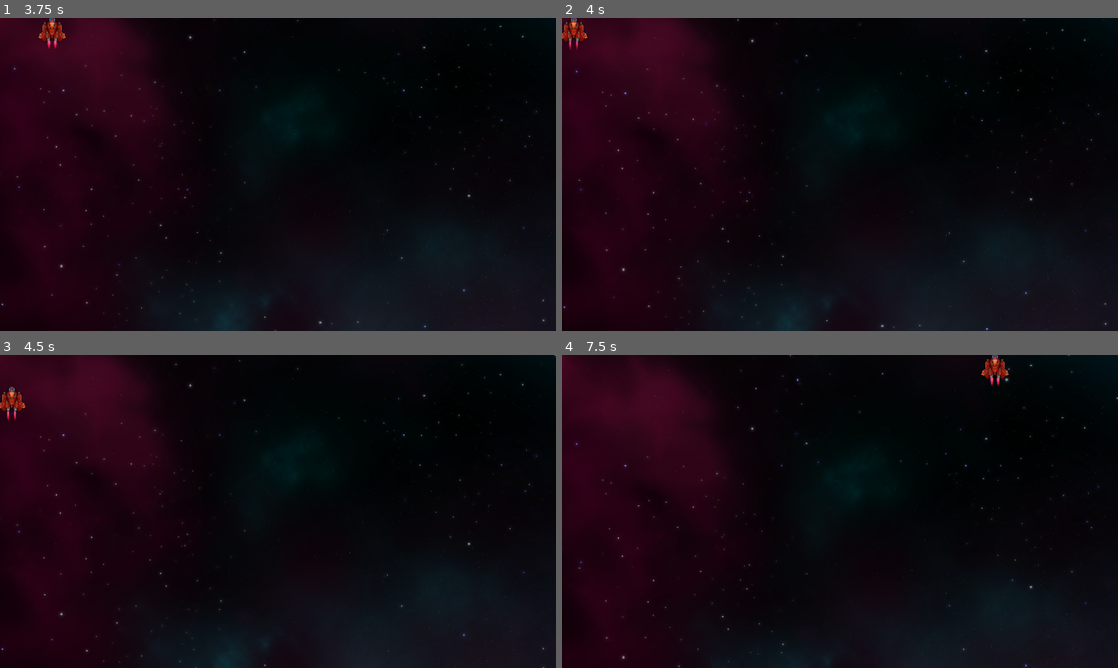
Above: before the commit, frames 1-4 (two rows, left to right).
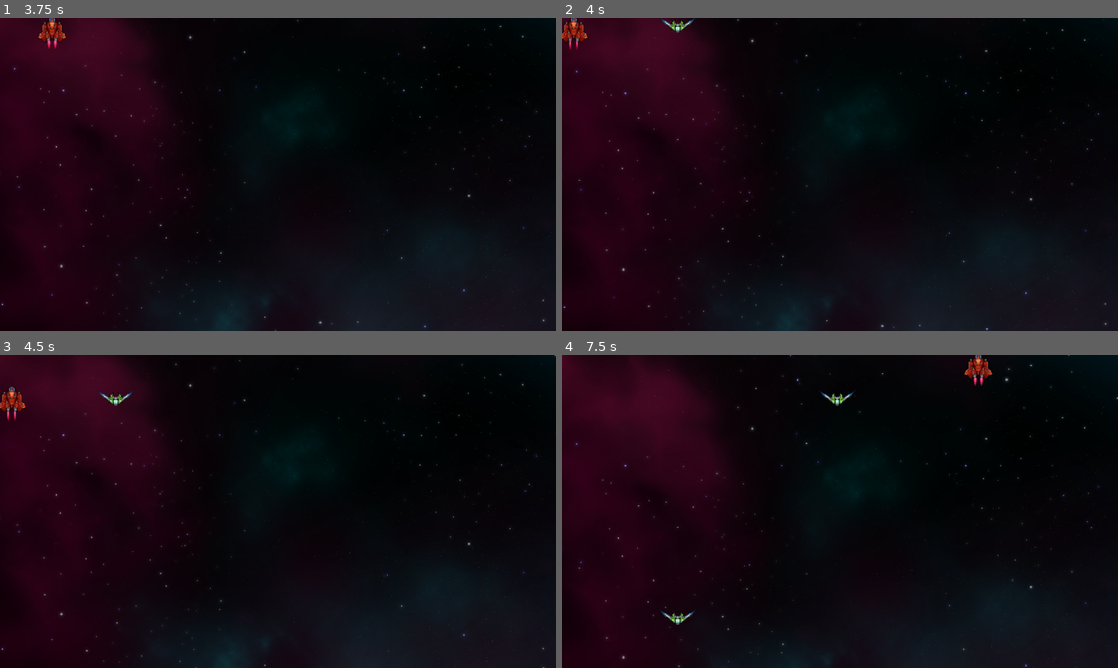
Above: after the commit, the same moments.

Repository: etse/2D-arcade-shooter
Game: Godot game, scene res://screens/MainMenu/MainMenu.tscn
The game is run twice, just before and just after one commit, with the same random seed, the same clock (stepped at 60 frames per second) and the same inputs.
Inputs:
- Up to frame 1 (3.75 s): click "Start game" at 0.5 s; hold Space (shoot) 1.28-2.03 s; hold Up (move_up) 1.28-2.78 s; tap Space (shoot) at 2.1, 3.6 s; hold Space (shoot) 2.78-3.53 s; hold Left (move_left) from 2.78 s (still down)
- Up to frame 2 (4 s): keep holding Left (move_left)
- Up to frame 3 (4.5 s): release Left (move_left) at 4.28 s; hold Down (move_down) from 4.28 s (still down); hold Space (shoot) from 4.28 s (still down)
- Up to frame 4 (7.5 s): release Down (move_down) at 5.03 s; release Space (shoot) at 5.03 s; hold Right (move_right) 5.03-5.78 s; tap Space (shoot) at 5.1, 6.6 s; hold Up (move_up) 5.78-6.53 s; hold Space (shoot) 5.78-6.53 s; hold Right (move_right) from 6.53 s (still down); hold Space (shoot) from 7.28 s (still down)

Frame 1 is identical in both runs. In frame 2, 0.1% of the frame differs, in the area x 17-24%, y 0-5%; in frame 3, 0.1%; in frame 4, 0.7%, in the area x 17-81%, y 0-87%.
Error before the commit: Invalid get index 'StartLeft' (on base: 'Node'). (res://screens/Level/levels/01_SimpleFighters.gd:5)

Commit message:
Flytter ansvaret for fiender og bullets

Diff:
--- a/components/Player/Player.gd
+++ b/components/Player/Player.gd
@@ -7,8 +7,6 @@
 var velocity = Vector2(0, 0)
 var acceleration = Vector2(0,0 );
 var gun_cooldown = 0
-
-signal bullet_fired(position)
 
 func _ready():
 	$Exhaust1.play();
@@ -36,9 +34,8 @@
 		var bulletRight = fireBullet.instance()
 		bulletLeft.position = get_global_transform().xform($LeftGun.position)
 		bulletRight.position = get_global_transform().xform($RightGun.position)
-
-		emit_signal("bullet_fired", bulletLeft)
-		emit_signal("bullet_fired", bulletRight)
+		$Bullets.add_child(bulletLeft)
+		$Bullets.add_child(bulletRight)
 		gun_cooldown = 0.4
 
 func handle_movement(event: InputEvent):
--- a/components/Player/Player.tscn
+++ b/components/Player/Player.tscn
@@ -49,3 +49,5 @@
 
 [node name="RightGun" type="Position2D" parent="."]
 position = Vector2( 25, -28 )
+
+[node name="Bullets" type="Node" parent="."]
--- a/project.godot
+++ b/project.godot
@@ -54,6 +54,10 @@
 "stream": false,
 "svg/scale": 1.0
 }
+ogg_vorbis={
+"loop": false,
+"loop_offset": 0
+}
 
 [input]
 
--- a/screens/Level/Level.gd
+++ /dev/null
@@ -1,10 +0,0 @@
-extends Node
-
-func _ready():
-	pass
-
-func _on_Player_bullet_fired(bullet):
-	$Bullets.add_child(bullet)
-
-func _on_Level1_spawned_enemy(enemy):
-	$Enemies.add_child(enemy)
--- a/screens/Level/Level.tscn
+++ b/screens/Level/Level.tscn
@@ -1,8 +1,7 @@
-[gd_scene load_steps=6 format=2]
+[gd_scene load_steps=5 format=2]
 
-[ext_resource path="res://screens/Level/Level.gd" type="Script" id=1]
-[ext_resource path="res://components/Player/Player.tscn" type="PackedScene" id=2]
-[ext_resource path="res://screens/Level/levels/Level1.tscn" type="PackedScene" id=3]
+[ext_resource path="res://components/Player/Player.tscn" type="PackedScene" id=1]
+[ext_resource path="res://screens/Level/levels/Level1.tscn" type="PackedScene" id=2]
 
 [sub_resource type="RectangleShape2D" id=1]
 extents = Vector2( 980, 10 )
@@ -11,9 +10,8 @@
 extents = Vector2( 10, 540 )
 
 [node name="Level" type="Node"]
-script = ExtResource( 1 )
 
-[node name="Player" parent="." instance=ExtResource( 2 )]
+[node name="Player" parent="." instance=ExtResource( 1 )]
 position = Vector2( 960, 950 )
 
 [node name="WorldBounds" type="StaticBody2D" parent="."]
@@ -39,10 +37,4 @@
 position = Vector2( 1310, 550 )
 shape = SubResource( 2 )
 
-[node name="Bullets" type="Node" parent="."]
-
-[node name="Enemies" type="Node" parent="."]
-
-[node name="Level1" parent="." instance=ExtResource( 3 )]
-[connection signal="bullet_fired" from="Player" to="." method="_on_Player_bullet_fired"]
-[connection signal="spawned_enemy" from="Level1" to="." method="_on_Level1_spawned_enemy"]
+[node name="Level1" parent="." instance=ExtResource( 2 )]
--- a/screens/Level/levels/01_SimpleFighters.gd
+++ b/screens/Level/levels/01_SimpleFighters.gd
@@ -2,9 +2,8 @@
 
 var basicEnemy = preload("res://components/Enemies/BasicEnemy/BasicEnemy.tscn")
 var spawnCount = 0
-onready var startPoints = [$Points.StartLeft, $Points.StartCenter, $Points.StartRight, $Points.StartCenter]
-onready var endPoints = [$Points.EndLeft, $Points.EndCenter, $Points.EndRight, $Points.EndCenter]
-signal spawned_enemy(enemy)
+onready var startPoints = [$Points/StartLeft, $Points/StartCenter, $Points/StartRight, $Points/StartCenter]
+onready var endPoints = [$Points/EndLeft, $Points/EndCenter, $Points/EndRight, $Points/EndCenter]
 
 func start():
 	$Timer.start()
@@ -19,5 +18,5 @@
 	enemy.position = startPos.position
 	$tween.interpolate_property(enemy, "position", startPos.position, endPos.position, 5, Tween.TRANS_LINEAR, Tween.EASE_IN_OUT)
 	$tween.start()
-	emit_signal("spawned_enemy", enemy)
+	$Enemies.add_child(enemy)
 	spawnCount += 1
--- a/screens/Level/levels/Level1.gd
+++ b/screens/Level/levels/Level1.gd
@@ -1,6 +1,5 @@
 extends Node2D
 
-signal spawned_enemy(enemy)
 onready var currentWave = $Waves/SimpleFighters
 
 func _ready():
--- a/screens/Level/levels/Level1.tscn
+++ b/screens/Level/levels/Level1.tscn
@@ -32,6 +32,7 @@
 [node name="Music" type="AudioStreamPlayer" parent="Background"]
 stream = ExtResource( 6 )
 volume_db = -20.0
+autoplay = true
 bus = "music"
 
 [node name="Waves" type="Node" parent="."]
@@ -65,6 +66,8 @@
 [node name="EndRight" type="Position2D" parent="Waves/SimpleFighters/Points"]
 position = Vector2( 1500, 1170 )
 
+[node name="Enemies" type="Node" parent="Waves/SimpleFighters"]
+
 [node name="Formation" type="Node" parent="Waves"]
 
 [node name="DifferentStrength" type="Node" parent="Waves"]
